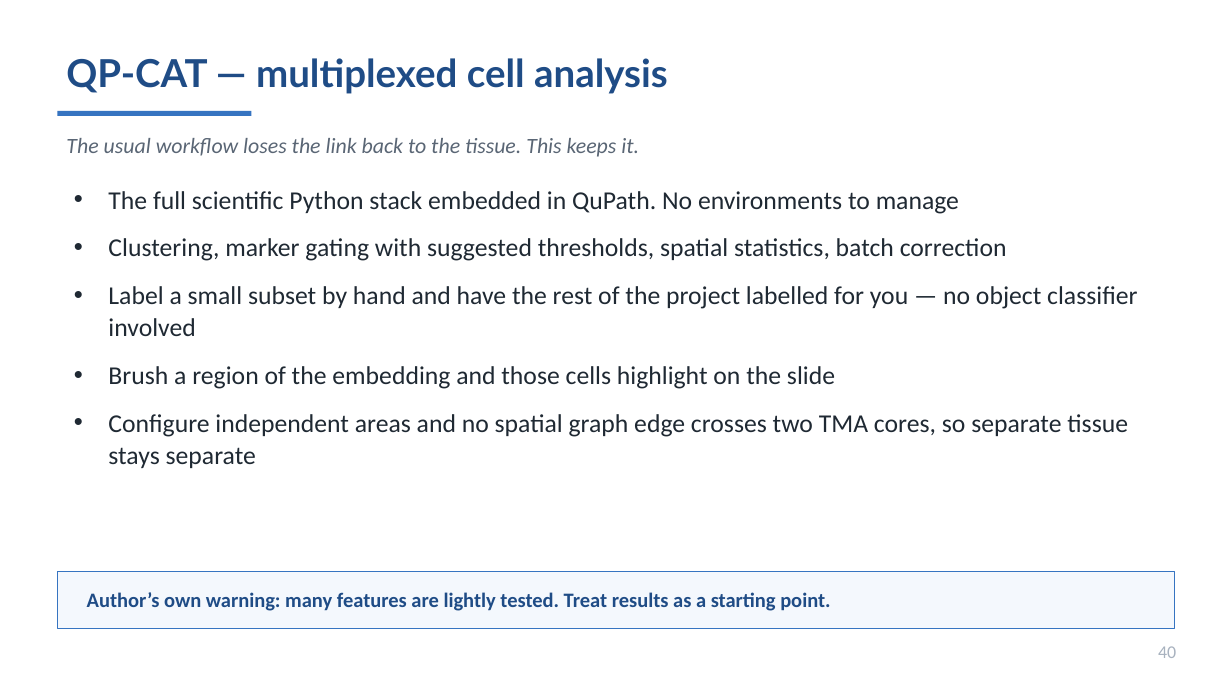
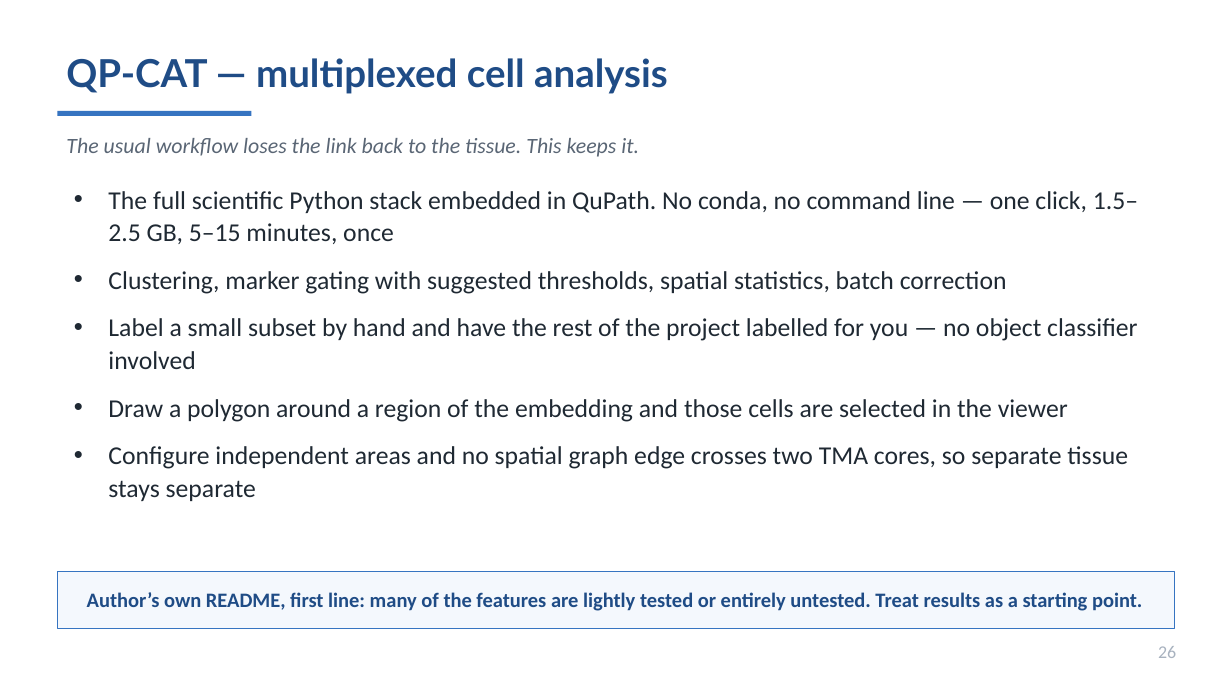
Before and after one commit to MichaelSNelson/BINA-I2K-2026-QuPath-Extensions, a slide deck: slide 26 of I2K_2026_QuPath_Extensions.pptx (slide 40 before the commit). Drawn at 1232x693 pixels with LibreOffice and Linux fonts; fonts in the diff are those of the drawing. Boxes give left, top, right and bottom in pixels: in the first picture for what was removed or moved away, otherwise in the second. Text is boxed around its words. In the diff, an @@ line names an element or a change of style, - is before the commit and + after.

```diff
--- a/I2K_2026_QuPath_Extensions.pptx
+++ b/I2K_2026_QuPath_Extensions.pptx
@@ text at bbox=[108, 191, 1138, 244]: text changed @@
-• The full scientific Python stack embedded in QuPath. No environments to manage
+• The full scientific Python stack embedded in QuPath. No conda, no command line — one click, 1.5–2.5 GB, 5–15 minutes, once
@@ text at bbox=[108, 399, 1068, 422]: text changed @@
-• Brush a region of the embedding and those cells highlight on the slide
+• Draw a polygon around a region of the embedding and those cells are selected in the viewer
@@ text at bbox=[87, 592, 1142, 611]: text changed @@
-Author’s own warning: many features are lightly tested. Treat results as a starting point.
+Author’s own README, first line: many of the features are lightly tested or entirely untested. Treat results as a starting point.
@@ text at bbox=[1158, 646, 1176, 658]: text changed @@
-40
+26
```
Also in this commit, not shown: 41 other slides changed, 1 slide added, 11 slides removed, 4 other files.
